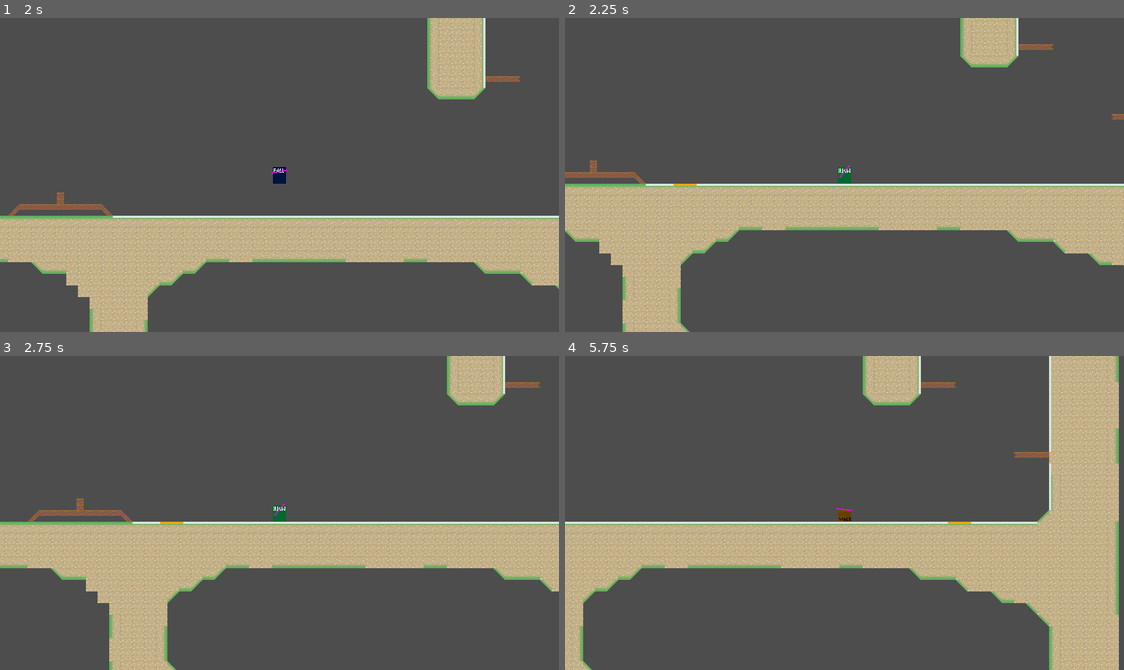
Above: before the commit, frames 1-4 (two rows, left to right).
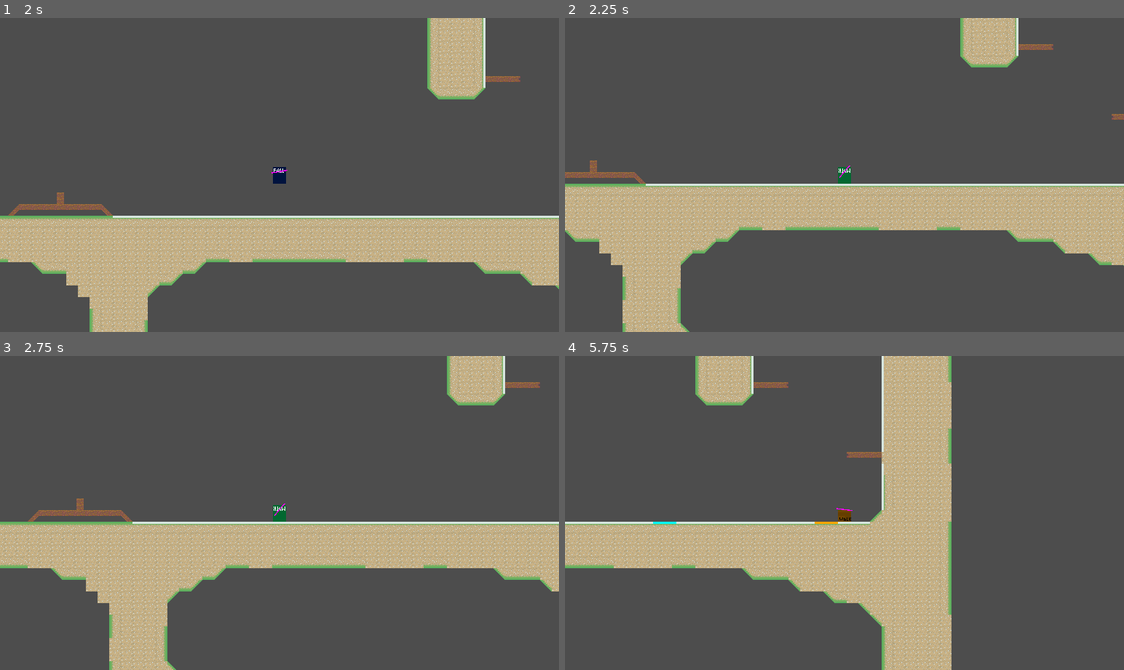
Above: after the commit, the same moments.

Repository: haruo-gabriel/portal2d
Game: Godot game, scene res://levels/level_1/level_scene.tscn
Two runs of this game, one before a commit and one after it. Both use one fixed random seed, a clock stepped at 60 frames per second and the inputs below.
Inputs (mouse positions are in pixels of both pictures, inside the frame that each line leads up to):
- Up to frame 1 (2 s): tap Enter at 0.5 s; move the mouse to (402, 159) at 0.52 s; hold Shift (crouch) 0.53-1.28 s; hold D (move_right) from 0.53 s (still down); tap Space (jump) at 0.77, 1.52 s; move the mouse to (167, 190) at 1.27 s; click (167, 190) at 1.35 s
- Up to frame 2 (2.25 s): move the mouse to (900, 105) at 2.02 s; release D (move_right) at 2.03 s; hold A (move_left) from 2.03 s (still down); right-click (900, 105) at 2.1 s
- Up to frame 3 (2.75 s): keep holding A (move_left)
- Up to frame 4 (5.75 s): move the mouse to (816, 575) at 2.77 s; release A (move_left) at 2.78 s; hold D (move_right) 2.78-4.28 s; tap Shift (crouch) at 2.85 s; tap Space (jump) at 3.02, 3.77, 4.52 s; move the mouse to (1012, 560) at 3.52 s; click (1012, 560) at 3.6 s; move the mouse to (676, 465) at 4.27 s; hold A (move_left) 4.28-5.03 s; right-click (676, 465) at 4.35 s; move the mouse to (872, 513) at 5.02 s; hold D (move_right) from 5.03 s (still down); hold Shift (crouch) from 5.03 s (still down)

Frame 1 is identical in both runs. In frame 2, less than 0.1% of the frame differs, in the area x 19-24%, y 52-54%; in frame 3, less than 0.1%; in frame 4, 38%, in the area x 0-100%, y 0-100%.

Commit message:
Fixing an issue with player angle and raycast

Diff:
--- a/godot project/characters/player/scripts/player.gd
+++ b/godot project/characters/player/scripts/player.gd
@@ -37,6 +37,8 @@
 
 	if difference:
 		angle = atan2(difference.y, difference.x)
+
+	raycast.target_position = 1000 * Vector2(cos(angle), sin(angle))
 
 func get_enabled_hitbox() -> CollisionShape2D:
 
